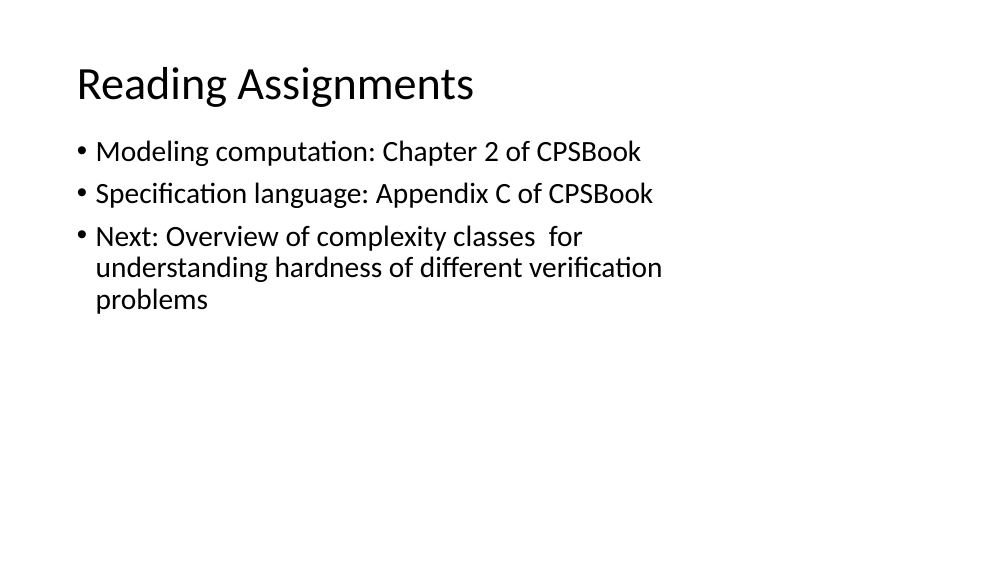
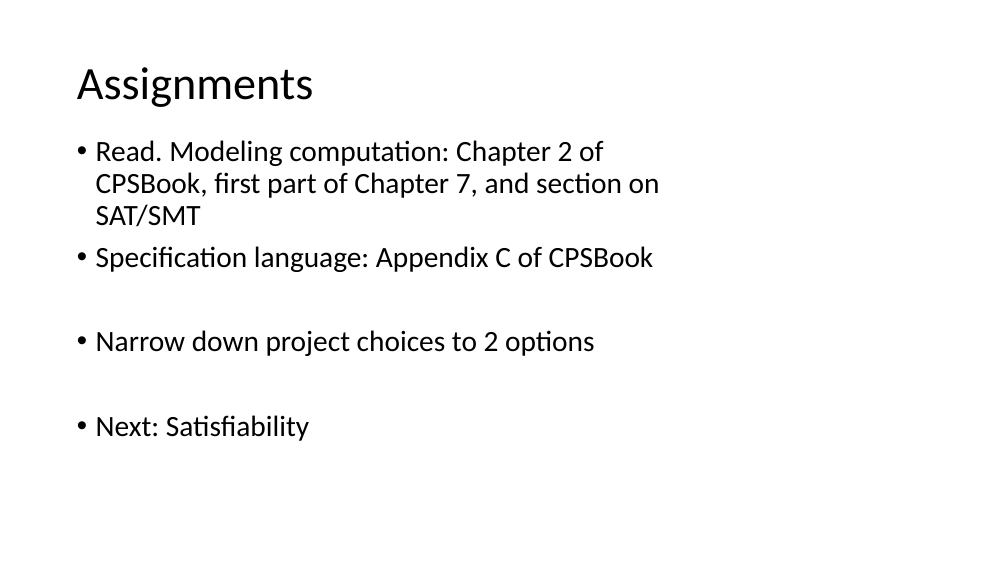
Before and after one commit to sayanmitracode/cpsbooksite, a slide deck: slide 31 of Slides/ModelingComputation.pptx (slide 28 before the commit). Drawn at 1008x567 pixels with LibreOffice and Linux fonts; fonts in the diff are those of the drawing. Boxes give left, top, right and bottom in pixels: in the first picture for what was removed or moved away, otherwise in the second. Text is boxed around its words. In the diff, an @@ line names an element or a change of style, - is before the commit and + after.

Commit message:
lecture 2

```diff
--- a/Slides/ModelingComputation.pptx
+++ b/Slides/ModelingComputation.pptx
@@ title at bbox=[77, 67, 314, 107]: text changed @@
-Reading Assignments
+Assignments
@@ text at bbox=[96, 140, 660, 227]: text changed @@
-• Modeling computation: Chapter 2 of CPSBook
+• Read. Modeling computation: Chapter 2 of CPSBook, first part of Chapter 7, and section on SAT/SMT
@@ text at bbox=[96, 330, 595, 441]: text changed @@
-• Next: Overview of complexity classes for understanding hardness of different verification problems
+• Narrow down project choices to 2 options
+• Next: Satisfiability
```
Also in this commit, not shown: 8 other slides changed, 3 slides added, 3 other files.
